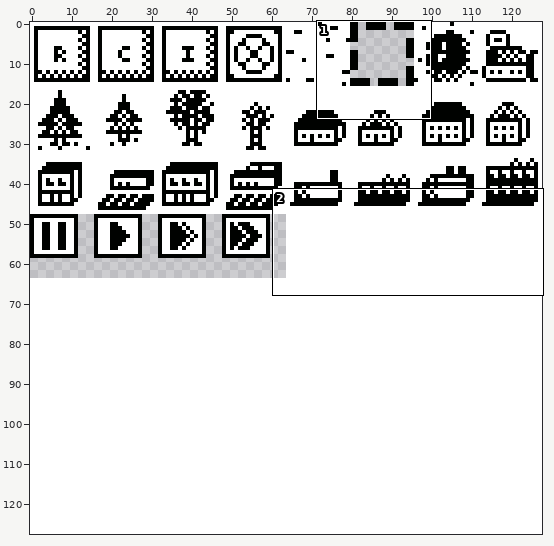
Two versions of one sprite sheet, assets/spritesheet.png. Above, an overview of the earlier version with the close-up marked.
Close-up. Before the commit:
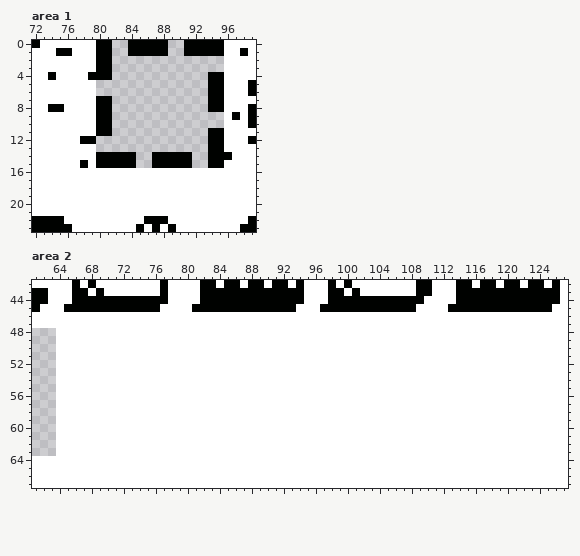
The file is 128x128 pixels. Colours within 5 levels of each other are drawn and written as one. Shown: area 1: x 72..99, y 0..23; area 2: x 61..127, y 42..67.
After the commit:
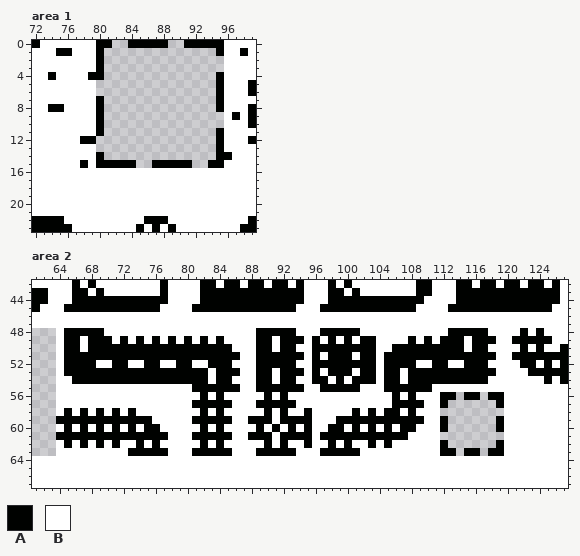
Palette (. is transparent): A #000200  B #ffffff
The edit:
Area 1:
The edit erases colour A in row 1 at x 81, 84 to 88 and 91 to 94; in rows 2 to 3 at x 81; in row 4 at x 81 and 94; in rows 5 to 6 at x 94; in rows 7 to 8 at x 81 and 94; in rows 9 to 10 at x 81.
The edit erases colour A in row 11 at x 81 and 94; in rows 12 to 13 at x 94; in row 14 at x 81 to 84, 87 to 91 and 94.
Area 2:
Colour A replaces colour B in row 48 at x 65 to 69, 89 to 93, 97 to 101, 113 to 117, 122 and 124; in row 49 at x 65 to 66, 68 to 70, 72, 74, 76, 78, 80, 82, 84, 89 to 90, 92 to 94, 96, 98, 100, 102 to 103, 108, 110, 112 to 114, 116 to 118 and 121 to 125; in row 50 at x 65 to 66, 68 to 85, 89 to 90, 92 to 93, 96 to 103, 106 to 114, 116 to 117, 122, 124 and 127; in row 51 at x 65 to 86, 89 to 94, 96, 98 to 100, 102 to 103, 105 to 118 and 121 to 127; in row 52 at x 65 to 68, 71 to 72, 75 to 76, 79 to 80, 83 to 85, 89 to 93, 96 to 103, 105 to 108, 111 to 112, 115 to 117, 122 to 123, 125 and 127; in row 53 at x 65 to 82, 84 to 86, 89 to 90, 92 to 94, 96, 98 to 100, 102 to 103, 105 to 106, 108 to 118 and 123 to 127.
Colour A replaces colour B in row 54 at x 66 to 82, 84 to 85, 89 to 90, 92 to 93, 96 to 97, 99, 101 to 103, 105 to 106, 108 to 117, 125 and 127; in row 55 at x 81 to 86, 89 to 94, 97 to 101 and 105 to 110; in row 56 at x 82, 84, 90, 92, 106, 108, 112 to 113, 115 to 116 and 118 to 119; in row 57 at x 81 to 85, 89 to 93, 106 to 109, 112 and 119; in row 58 at x 65, 67, 69, 71, 73, 82, 84, 90, 92, 95, 101, 103, 105 to 106 and 108; in row 59 at x 64 to 75, 81 to 85, 88 to 90, 92 to 95, 99 to 109, 112 and 119.
Colour A replaces colour B in row 60 at x 65, 67, 69, 71, 73, 75 to 76, 82, 84, 89, 91, 93, 95, 98 to 99, 101, 103, 105, 107 to 108, 112 and 119; in row 61 at x 64 to 77, 81 to 85, 88 to 90, 92 to 95 and 97 to 107; in row 62 at x 65, 67, 69, 71, 74, 76, 82, 84, 90, 92, 95, 98, 100, 103, 105, 112 and 119; in row 63 at x 73 to 77, 81 to 85, 89 to 93, 97 to 101, 112 to 113, 115 to 116 and 118 to 119.
The edit erases colour B in row 56 at x 114 and 117; in row 57 at x 113 to 118; in row 58 at x 112 to 119; in rows 59 to 60 at x 113 to 118; in row 61 at x 112 to 119; in row 62 at x 113 to 118.
The edit erases colour B in row 63 at x 114 and 117.
Pixel boxes of the changes (left, top, right, bottom) in both close-ups:
erased: (104, 48, 216, 160)
changed: (56, 328, 568, 456)
